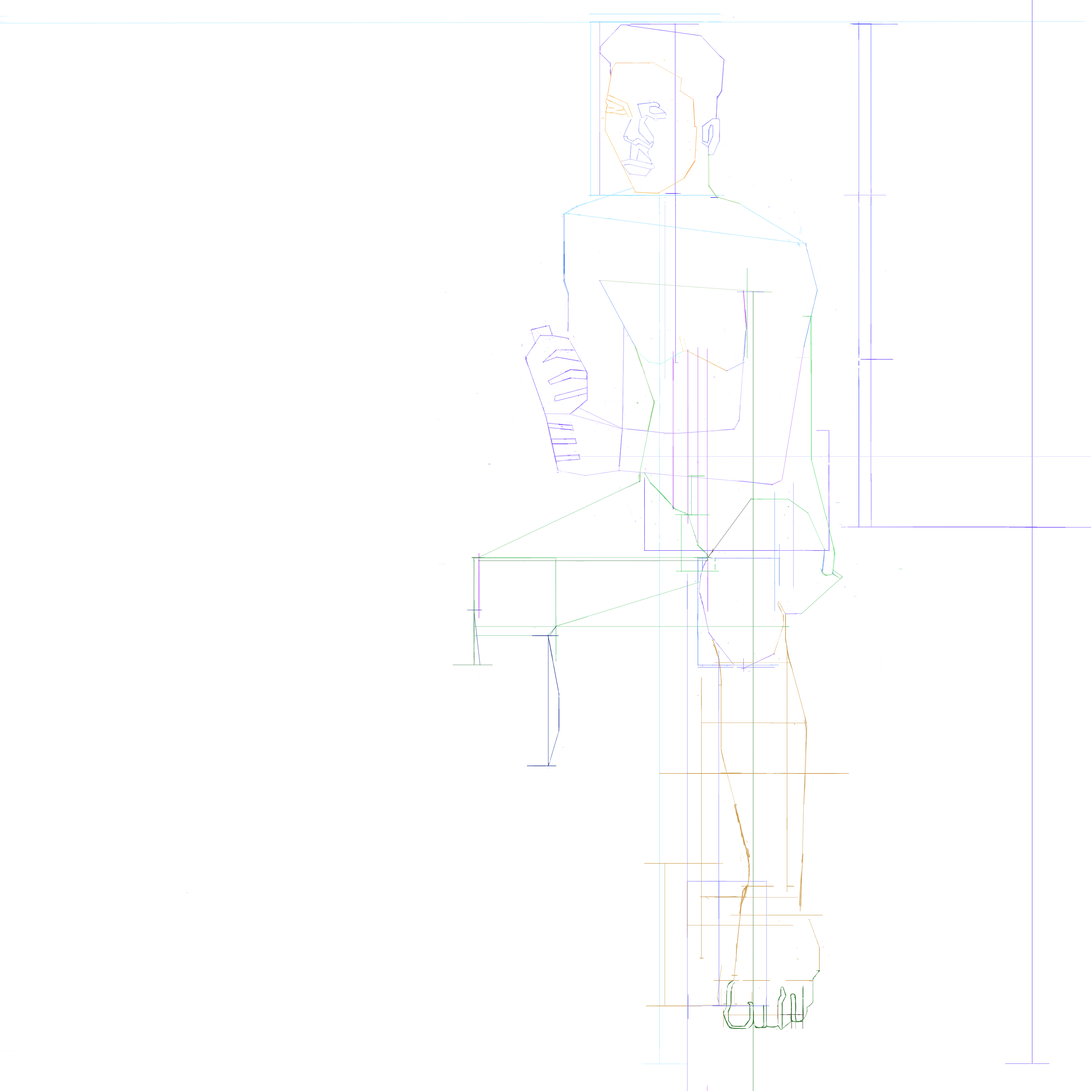
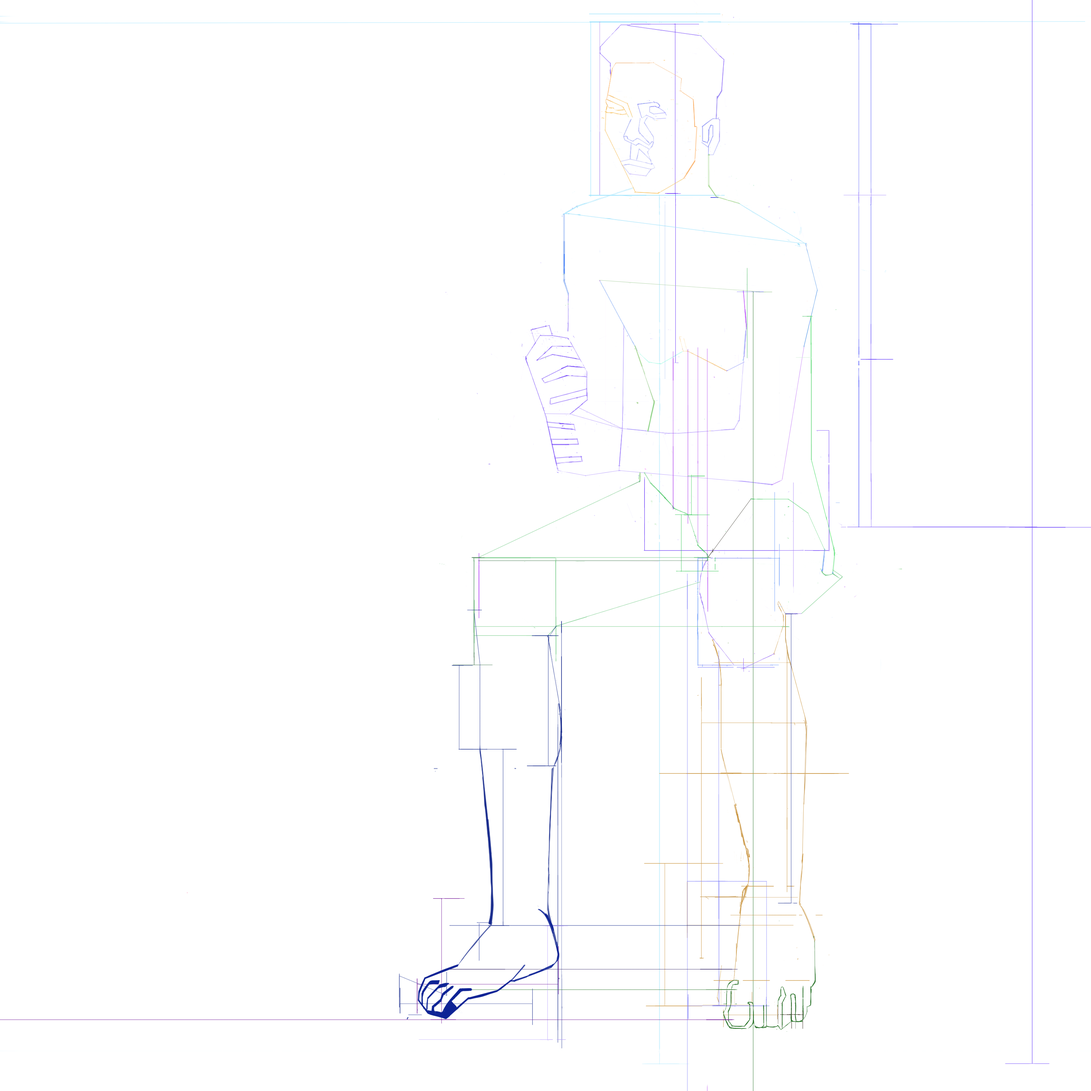
The second w=1091, h=1091 image is a revision of the first. Changes to its layers:
added layer "Layer 613" in group "Layer 223 - Smart Object Group" over [406, 891, 578, 1021]
added layer "Layer 606" in group "Layer 223 - Smart Object Group" over [0, 1019, 735, 1021]
added layer "Layer 604" in group "Layer 223 - Smart Object Group" over [416, 946, 559, 1015]
added layer "Layer 600" in group "Layer 223 - Smart Object Group" over [399, 972, 448, 1009]
added layer "Layer 605" in group "Layer 223 - Smart Object Group" over [430, 898, 465, 1025]
added layer "Layer 599" in group "Layer 223 - Smart Object Group" over [399, 988, 534, 1026]
added layer "Layer 593" in group "Layer 223 - Smart Object Group" over [418, 924, 569, 1042]
added layer "Layer 607" in group "Layer 223 - Smart Object Group" over [479, 744, 495, 926]
added layer "Layer 589" in group "Layer 223 - Smart Object Group" over [434, 765, 555, 926]
added layer "Layer 594" in group "Layer 223 - Smart Object Group" over [778, 613, 799, 905]
added layer "Layer 585" in group "Layer 223 - Smart Object Group" over [448, 665, 739, 991]
added layer "Layer 584" in group "Layer 223 - Smart Object Group" over [553, 702, 566, 767]
painted on "Layer 583" over [547, 620, 564, 1049]
painted on "Layer 581" over [479, 665, 481, 750]
added layer "Layer 586" in group "Layer 223 - Smart Object Group" over [486, 748, 518, 927]
painted on "Layer 553" over [449, 868, 825, 1015]
painted on "Layer 420" over [639, 431, 649, 473]
removed layer "Layer 490" from group "Layer 223 - Smart Object Group" over [554, 456, 1091, 457]
renamed "Layer 448" to "Layer 591", painted on it over [536, 342, 588, 417]
painted on "Layer 464" over [546, 415, 584, 467]
